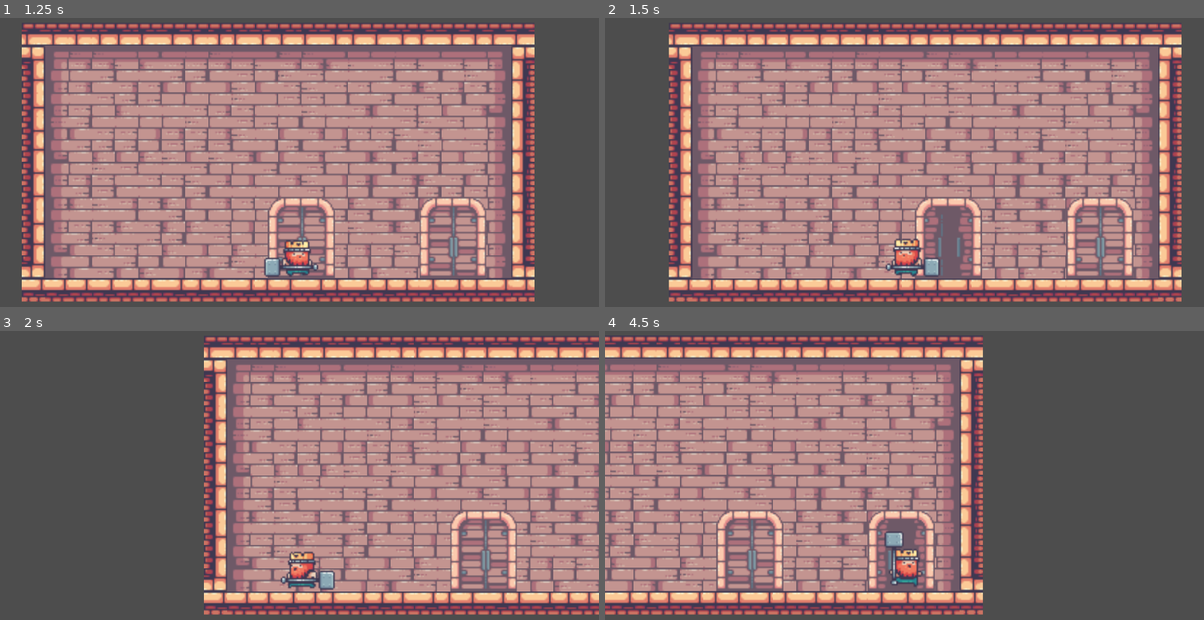
Above: before the commit, frames 1-4 (two rows, left to right).
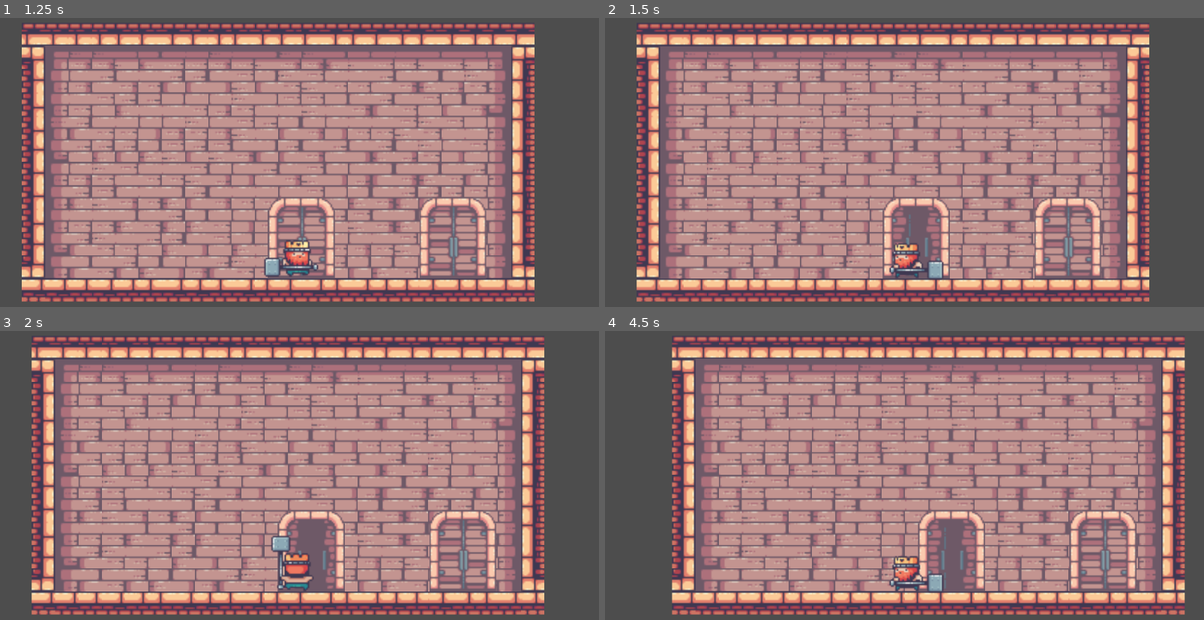
Above: after the commit, the same moments.

Repository: lejugeti/CastleLife
Game: Godot game, scene res://world.tscn
Same seed, same stepped clock (60 frames per second), same inputs: the game is played once before the commit and once after it.
Inputs:
- Up to frame 1 (1.25 s): tap Enter at 0.5 s; hold D (move_right) from 0.53 s (still down); tap E (interact, bound only after the commit) at 0.6 s
- Up to frame 2 (1.5 s): release D (move_right) at 1.28 s; hold A (move_left) from 1.28 s (still down); tap E (interact, bound only after the commit) at 1.35 s
- Up to frame 3 (2 s): keep holding A (move_left)
- Up to frame 4 (4.5 s): release A (move_left) at 2.03 s; hold D (move_right) 2.03-2.78 s; tap E (interact, bound only after the commit) every 0.75 s from 2.1 to 4.35 s; hold W (move_up) 2.78-3.53 s; hold A (move_left) from 3.53 s (still down)

Frame 1 is identical in both runs. In frame 2, 39% of the frame differs, in the area x 5-97%, y 2-99%; in frame 3, 59%; in frame 4, 64%, in the area x 0-97%, y 1-99%.

Commit message:
Add ability activation by input bindings

Diff:
--- a/abilities/Tag.gd
+++ b/abilities/Tag.gd
@@ -13,8 +13,8 @@
 static var TAG_PATTERN: String = "^([\\w]+\\.?)+$"
 
 
-func _init(name):
-    self.tag_name = name
+func _init(new_tag_name):
+    self.tag_name = new_tag_name
 
 
 func assert_tag_is_valid(tag_value: String):
--- a/abilities/ability.gd
+++ b/abilities/ability.gd
@@ -4,6 +4,7 @@
 
 var ability_name: String
 var tag: Tag
+var input_binding: StringName
 
 ## Tags required before activating this ability
 var activation_required_tags: Array[Tag] = []
--- a/abilities/AbilityComponent.gd
+++ b/abilities/ability_component.gd
@@ -2,20 +2,39 @@
 extends Node
 
 
-## Abilities currently holded by the AbilityComponent
-var _abilities: Array[Ability] = []
+## Abilities without any input binding for activation
+var _abilities_without_binding: Array[Ability] = []
+## Abilities that are activated by inputs
+var _abilities_by_binding: Dictionary = {}
+
+
+func get_abilities(binding: StringName) -> Array:
+    if(binding == null || binding.is_empty()):
+        return _abilities_without_binding
+
+    else :
+        if(_abilities_by_binding.get(binding) == null):
+            _abilities_by_binding[binding] = []
+
+        return _abilities_by_binding[binding]
 
 
 func add_ability(ability: Ability) -> void:
-    _abilities.append(ability)
+    var binding: StringName = ability.input_binding
+    var abilities_binded: Array = get_abilities(binding)
+    abilities_binded.append(ability)
 
 
 func remove_ability(ability: Ability) -> void:
-    _abilities.erase(ability)
+    var binding: StringName = ability.input_binding
+    var abilities_binded: Array = get_abilities(binding)
+    abilities_binded.erase(ability)
 
 
 func wait_and_remove_ability(ability: Ability) -> void:
-    var index_to_remove: int = _abilities.find(ability)
+    var binding: StringName = ability.input_binding
+    var abilities_binded: Array = get_abilities(binding)
+    var index_to_remove: int = abilities_binded.find(ability)
 
     if(index_to_remove > -1):
         if(ability.is_active):
@@ -29,17 +48,25 @@
     finished_ability.finished.disconnect(_on_ability_finished_remove_ability)
 
 
+func activate_by_input_binding(binding: StringName):
+    var abilities_binded: Array = get_abilities(binding)
+
+    if(abilities_binded != null && abilities_binded.size() > 0):
+        try_activate_ability(abilities_binded[0])
+
+
 func activate_by_name(ability_name: String) -> void:
-    for ability in self._abilities:
+    for ability in self._abilities_without_binding:
         if(ability.get_ability_name() == ability_name):
             try_activate_ability(ability)
+            break
 
 
-## Activates all abilities that share the same tag passed as argument
 func activate_by_tag(tag: Tag) -> void:
-    for ability in self._abilities:
+    for ability in self._abilities_without_binding:
         if(ability.tag.equals(tag)):
             try_activate_ability(ability)
+            break
 
 
 func try_activate_ability(ability: Ability) -> void:
@@ -49,7 +76,9 @@
 
 
 func can_be_activated(ability: Ability) -> bool:
-    return all_required_tags_are_present(ability) && no_blocking_tag_are_present(ability)
+    return !ability.is_active \
+        && all_required_tags_are_present(ability) \
+        && no_blocking_tag_are_present(ability)
 
 
 ## Determines if all required tags for activation are present in active abilities
@@ -62,8 +91,8 @@
     return !ability.activation_blocking_tags.any(is_part_of_active_tags)
 
 
-func get_active_abilities() -> Array[Ability]:
-    return _abilities.filter(func(ability: Ability): return ability.is_active)
+func get_active_abilities() -> Array:
+    return get_all_abilities().filter(func(ability: Ability): return ability.is_active)
 
 
 func get_active_tags() -> Array[Tag]:
@@ -78,3 +107,12 @@
 func is_part_of_active_tags(tag: Tag) -> bool:
     assert(tag != null)
     return get_active_tags().any(func(active: Tag): return active.equals(tag))
+
+
+func get_all_abilities() -> Array:
+    var all_abilities: Array = [] + _abilities_without_binding
+
+    for binding in _abilities_by_binding.keys():
+        all_abilities += _abilities_by_binding[binding]
+
+    return all_abilities
--- a/abilities/AbilityComponent.tscn
+++ b/abilities/ability_component.tscn
@@ -1,6 +1,6 @@
 [gd_scene load_steps=2 format=3 uid="uid://dkeufpt11p66l"]
 
-[ext_resource type="Script" path="res://abilities/AbilityComponent.gd" id="1_og4k1"]
+[ext_resource type="Script" path="res://abilities/ability_component.gd" id="1_og4k1"]
 
 [node name="AbilityComponent" type="Node"]
 script = ExtResource("1_og4k1")
--- /dev/null
+++ b/abilities/ability_inputs.gd
@@ -0,0 +1,7 @@
+## Class responsible of holding ability inputs names.
+## The inputs represent actions of the player that can trigger abilities.
+## Inputs inside this class should represent inputs defined inside project's InputMap.
+extends Node
+class_name AbilityInputs
+
+static var INPUTS = {INTERACT = &"interact"}
--- a/abilities/navigate_through_door.gd
+++ b/abilities/navigate_through_door.gd
@@ -3,6 +3,7 @@
 
 static var NAME: String = "navigate_through_door"
 static var TAG: Tag = Tag.new("Navigation.Door")
+static var INPUT_BINDING: StringName = AbilityInputs.INPUTS["INTERACT"]
 
 const STANDING_ANIMATION: String = "standing"
 const DOOR_IN_ANIMATION: String = "door_in"
@@ -20,6 +21,7 @@
 func _init(character: Character, door: Door):
     self.ability_name = NAME;
     self.tag = TAG
+    self.input_binding = INPUT_BINDING
 
     super.assert_valid_ability()
     _character = character
--- a/castle/door/door.gd
+++ b/castle/door/door.gd
@@ -27,7 +27,6 @@
         var character : Character = body as Character
         var enter_door_ability: NavigateThroughDoor = NavigateThroughDoor.new(character, self)
         character.ability_component.add_ability(enter_door_ability)
-        character.up_key_pressed.connect(_on_up_key_pressed_activate_navigation)
 
         navigation_abilities[character] = enter_door_ability
 
@@ -38,7 +37,6 @@
         var ability_to_remove: Ability = navigation_abilities.get(character_leaving)
         navigation_abilities.erase(character_leaving)
         character_leaving.ability_component.wait_and_remove_ability(ability_to_remove)
-        character_leaving.up_key_pressed.disconnect(_on_up_key_pressed_activate_navigation)
 
         if(get_bodies_overlapping() == 0):
             $Sprites.play_backwards("opening")
@@ -46,7 +44,3 @@
 
 func get_bodies_overlapping():
     return self.navigation_abilities.size()
-
-
-func _on_up_key_pressed_activate_navigation(character: Character):
-    character.ability_component.activate_by_tag(NavigateThroughDoor.TAG)
--- a/characters/character.gd
+++ b/characters/character.gd
@@ -6,14 +6,4 @@
 
 var movement_blocked: bool = false
 
-signal up_key_pressed
-
-
-# Called when the node enters the scene tree for the first time.
-func _ready() -> void:
-    pass # Replace with function body.
-
-
-# Called every frame. 'delta' is the elapsed time since the previous frame.
-func _process(delta: float) -> void:
-    pass
+signal interact_btn_pressed
--- a/characters/player/player.gd
+++ b/characters/player/player.gd
@@ -14,9 +14,9 @@
 
 # Called every frame. 'delta' is the elapsed time since the previous frame.
 func _process(delta):
-    var move_up: bool = Input.is_action_just_pressed("move_up")
-    if move_up:
-        up_key_pressed.emit(self)
+    for ability_input in AbilityInputs.INPUTS.values():
+        if Input.is_action_just_pressed(ability_input):
+            ability_component.activate_by_input_binding(ability_input)
 
 
 func _physics_process(delta):
--- a/project.godot
+++ b/project.godot
@@ -50,6 +50,11 @@
 , Object(InputEventKey,"resource_local_to_scene":false,"resource_name":"","device":-1,"window_id":0,"alt_pressed":false,"shift_pressed":false,"ctrl_pressed":false,"meta_pressed":false,"pressed":false,"keycode":0,"physical_keycode":4194322,"key_label":0,"unicode":0,"echo":false,"script":null)
 ]
 }
+interact={
+"deadzone": 0.5,
+"events": [Object(InputEventKey,"resource_local_to_scene":false,"resource_name":"","device":0,"window_id":0,"alt_pressed":false,"shift_pressed":false,"ctrl_pressed":false,"meta_pressed":false,"pressed":false,"keycode":0,"physical_keycode":69,"key_label":0,"unicode":0,"echo":false,"script":null)
+]
+}
 
 [physics]
 
Not shown, added: characters/player/pla417A.tmp
